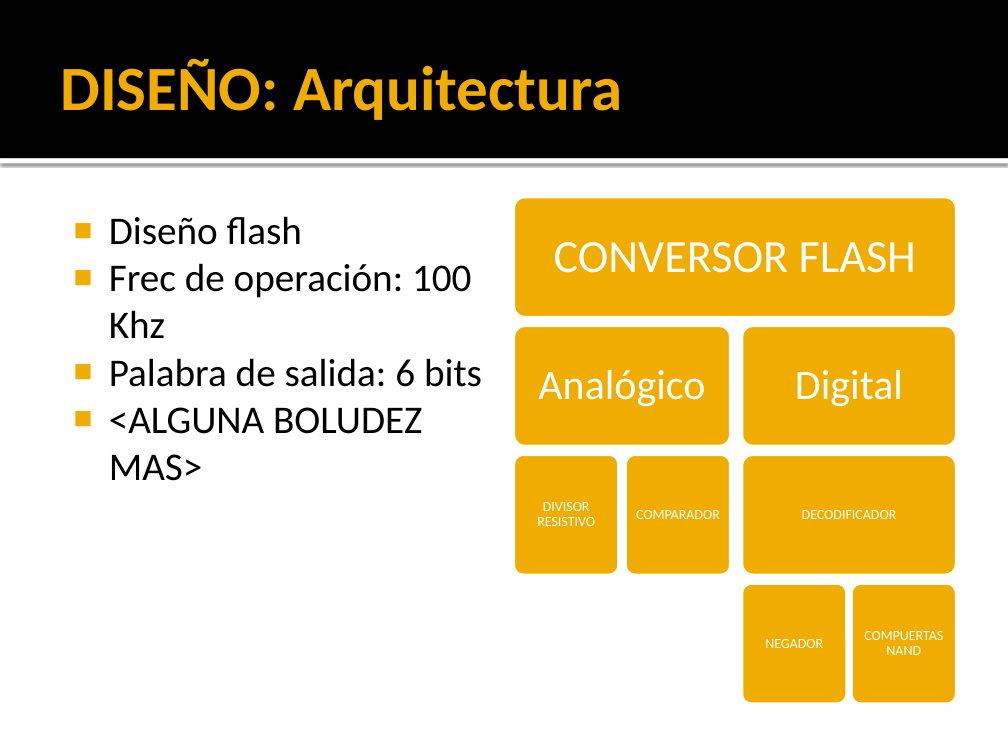
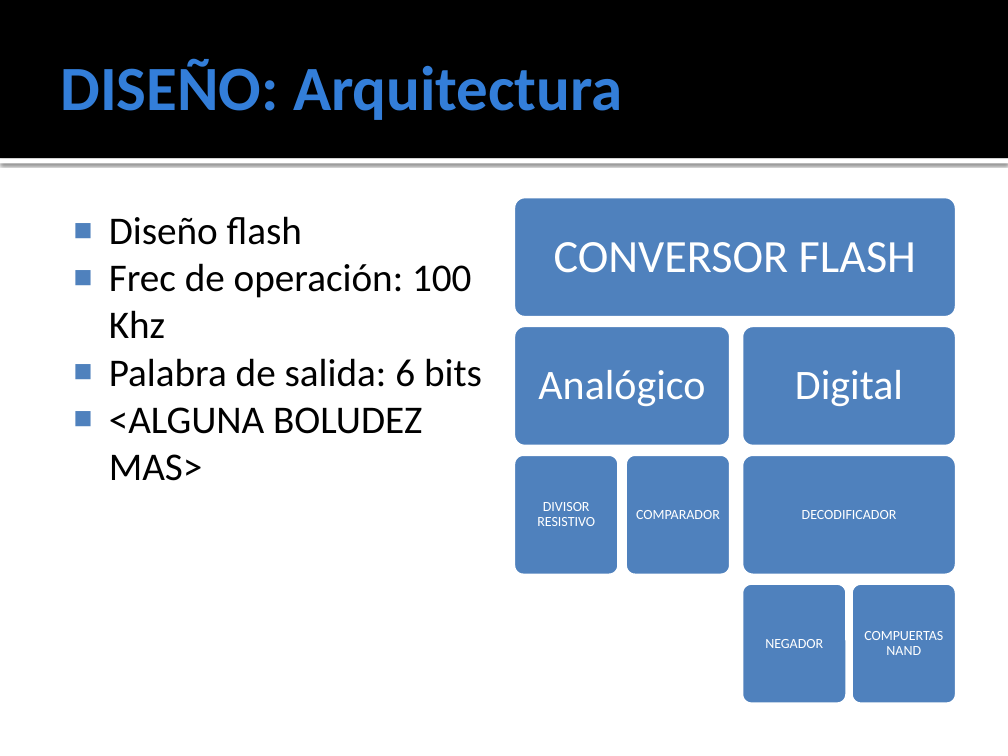
Before and after one commit to ginotkj/fiocs, a slide deck: slide 7 of Documentation/Documentacion/PRESENTACION.pptx. Drawn at 1008x756 pixels with LibreOffice and Linux fonts; fonts in the diff are those of the drawing. Boxes give left, top, right and bottom in pixels: in the first picture for what was removed or moved away, otherwise in the second. Text is boxed around its words. In the diff, an @@ line names an element or a change of style, - is before the commit and + after.

```diff
--- a/Documentation/Documentacion/PRESENTACION.pptx
+++ b/Documentation/Documentacion/PRESENTACION.pptx
@@ title "DISEÑO: Arquitectura" at (60, 58, 622, 120): text colour #F0AD00 to #337ED9 @@
@@ text "Diseño flash" at (109, 216, 482, 481): bullet colour #F0AD00 to #4F81BD @@
@@ fill #F0AD00 to #4F81BD in 8 elements at (512, 196, 957, 319), (512, 325, 731, 448), (512, 454, 619, 577), (624, 454, 731, 577), (741, 325, 958, 448), (741, 454, 958, 577), (741, 583, 848, 706), (850, 583, 957, 706) @@
```
Also in this commit, not shown: 14 other slides changed.
